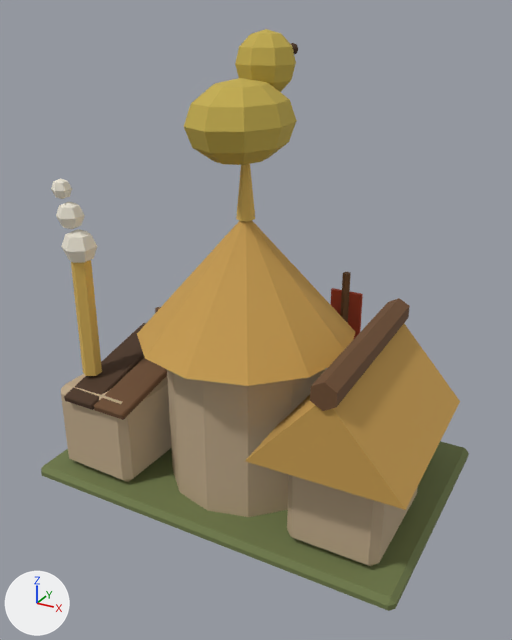
Before and after pictures for a commit that changed the FBX model client/CultOfComfort.Unity/Assets/Resources/Art/Models/cultist_hut_l3.fbx.
Before and after are seen from a 50 mm lens placed at (1.26, -2.31, 1.87), pointed at (0.04, -0.09, 0.76). Every picture has the same lights, and +X, +Y and +Z are marked at lower left. The first picture is the older version. Where no turn or scale is listed for an object, it has been applied to the vertices.

In view in the first picture: 'Building'.
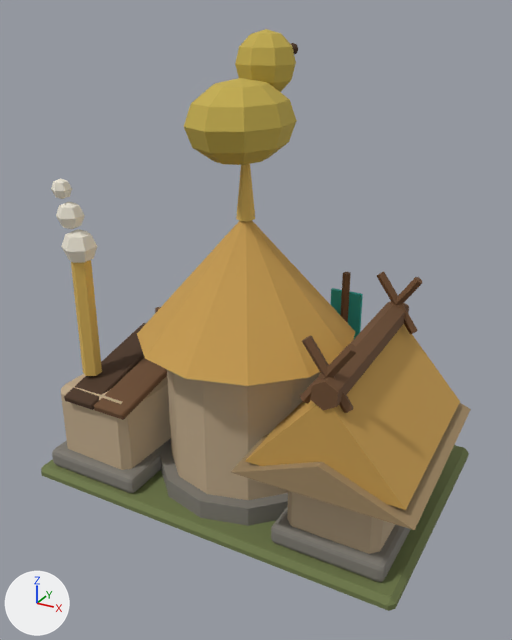
Boxes (x1, y1, x2, y2) around the edits, measured in the pictures (512 x 640 px):
'Building', reshaped
    before: (41, 29, 469, 611)
    after: (41, 29, 471, 611)
part 1 of me_building, added (brown)
    after: (231, 403, 471, 530)
part 2 of me_building, added
    after: (390, 277, 422, 305)
part 3 of me_building, added (brown)
    after: (377, 271, 418, 334)
part 4 of me_building, added (brown)
    after: (300, 344, 357, 403)
part 5 of me_building, added (brown)
    after: (302, 336, 353, 413)
part 6 of me_building, added
    after: (160, 438, 288, 526)
part 7 of me_building, added
    after: (271, 507, 411, 582)
part 8 of me_building, added
    after: (52, 439, 171, 493)
part 9 of me_building, surface changed (red to cyan)
    both: (330, 288, 363, 340)

Patch to the scene script:
```diff
--- a/client/CultOfComfort.Unity/Assets/Resources/Art/Models/cultist_hut_l3.fbx.py
+++ b/client/CultOfComfort.Unity/Assets/Resources/Art/Models/cultist_hut_l3.fbx.py
@@ me_building @@
 # used by ob_building; location = (0.0, 0.0, 0.0)
-me_building.from_pydata(...)  # 981 vertices, 982 faces; spans x -0.8..0.81, y -0.56..0.53, z 0.0..1.8
+me_building.from_pydata(...)  # 1163 vertices, 1137 faces; spans x -0.8..0.85, y -0.59..0.53, z 0.0..1.8
+# me_building part 1: the loose piece of 6 vertices spanning x 0.23..0.81, y -0.56..0.2, z 0.46..0.78 is copied, and the copy is scaled about its middle by (1.14, 1.08, 0.4), then moved by (0.0, 0.0, -0.14); it spans x 0.19..0.85, y -0.59..0.23, z 0.42..0.55
+# me_building part 2: the loose piece of 10 vertices spanning x -0.34..-0.3, y 0.42..0.46, z 0.0..0.5 is copied, and the copy is turned 35 degrees about the y axis through its middle and scaled by 0.522, then moved by (0.84, -0.29, 0.59); it spans x 0.43..0.61, y 0.13..0.17, z 0.72..0.96
+# me_building part 3: the loose piece of 10 vertices spanning x -0.34..-0.3, y 0.42..0.46, z 0.0..0.5 is copied, and the copy is turned -35 degrees about the y axis through its middle and scaled by 0.522, then moved by (0.84, -0.29, 0.59); it spans x 0.43..0.61, y 0.13..0.17, z 0.72..0.96
+# me_building part 4: the loose piece of 10 vertices spanning x -0.34..-0.3, y 0.42..0.46, z 0.0..0.5 is copied, and the copy is turned 35 degrees about the y axis through its middle and scaled by 0.522, then moved by (0.84, -0.95, 0.59); it spans x 0.43..0.61, y -0.53..-0.49, z 0.72..0.96
+# me_building part 5: the loose piece of 10 vertices spanning x -0.34..-0.3, y 0.42..0.46, z 0.0..0.5 is copied, and the copy is turned -35 degrees about the y axis through its middle and scaled by 0.522, then moved by (0.84, -0.95, 0.59); it spans x 0.43..0.61, y -0.53..-0.49, z 0.72..0.96
+# me_building part 6: a new loose piece, a 12-sided cylinder along z spanning x -0.37..0.37, y -0.47..0.27, z 0.06..0.14, in mat_palette (picture img_palette_png)
+# me_building part 7: a new loose piece of 56 vertices spanning x 0.3..0.74, y -0.47..0.11, z 0.06..0.14, in mat_palette (picture img_palette_png)
+# me_building part 8: a new loose piece of 56 vertices spanning x -0.75..-0.31, y -0.49..0.09, z 0.06..0.14, in mat_palette (picture img_palette_png)
+# me_building part 9: 52 kept faces spanning x -0.31..0.31, y 0.33..0.35, z 0.43..0.77 get new texture (UV) coordinates
 me_building.materials.append(mat_palette)
```
